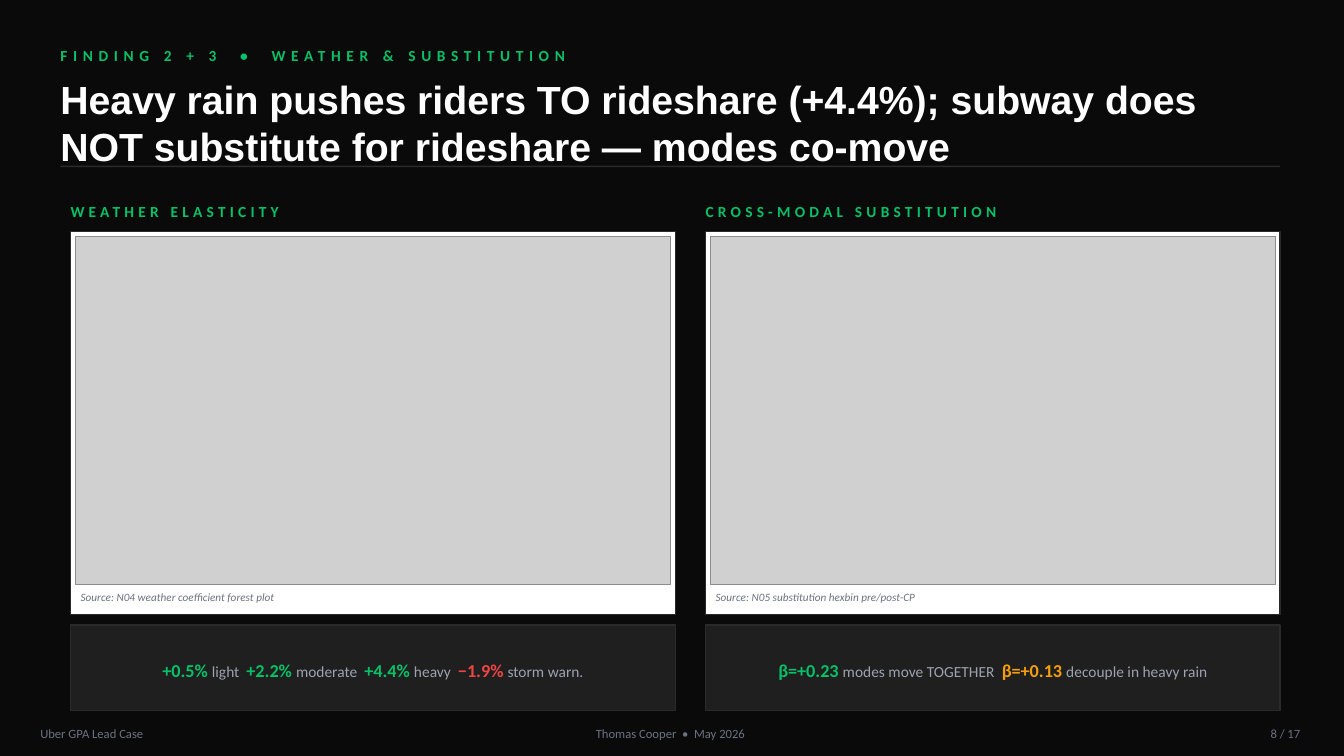
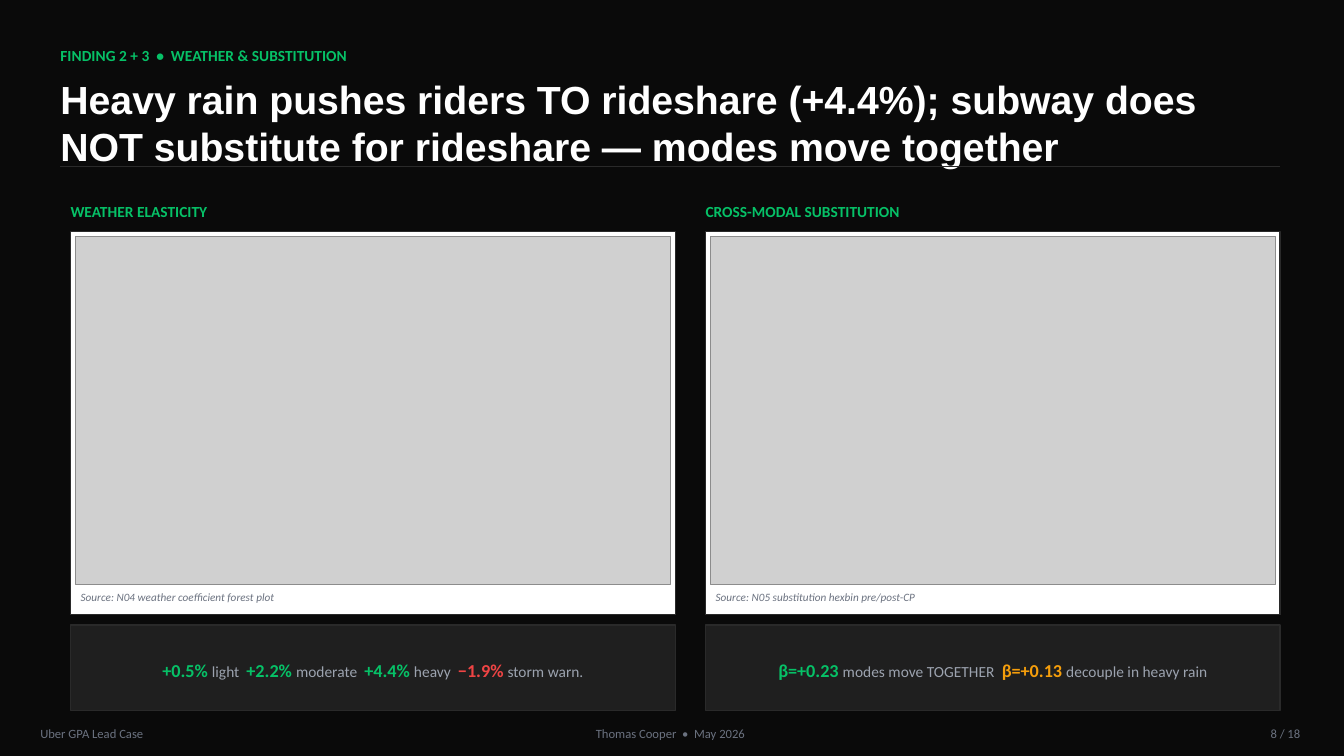
Before and after one commit to Tcooper4/UBER, a slide deck: slide 8 of deck/Cooper_Uber_GPA_Case_Deck.pptx. Drawn at 1344x756 pixels with LibreOffice and Linux fonts; fonts in the diff are those of the drawing; grey boxes stand for pictures. Boxes give left, top, right and bottom in pixels: in the first picture for what was removed or moved away, otherwise in the second. Text is boxed around its words. In the diff, an @@ line names an element or a change of style, - is before the commit and + after.

```diff
--- a/deck/Cooper_Uber_GPA_Case_Deck.pptx
+++ b/deck/Cooper_Uber_GPA_Case_Deck.pptx
@@ text "FINDING 2 + 3 • ..." at bbox=[60, 51, 347, 61]: letter spacing 4 to 0 pt @@
@@ text at bbox=[60, 85, 1196, 169]: text changed @@
-Heavy rain pushes riders TO rideshare (+4.4%); subway does NOT substitute for rideshare — modes co-move
+Heavy rain pushes riders TO rideshare (+4.4%); subway does NOT substitute for rideshare — modes move together
@@ text "WEATHER ELASTICITY" at bbox=[71, 207, 207, 217]: letter spacing 3 to 0 pt @@
@@ text "CROSS-MODAL SUBSTITUTION" at bbox=[706, 207, 900, 217]: letter spacing 3 to 0 pt @@
@@ text at bbox=[1271, 729, 1300, 738]: text changed @@
-8 / 17
+8 / 18
```
Also in this commit, not shown: 16 other slides changed, 1 slide added, 4 other files.
